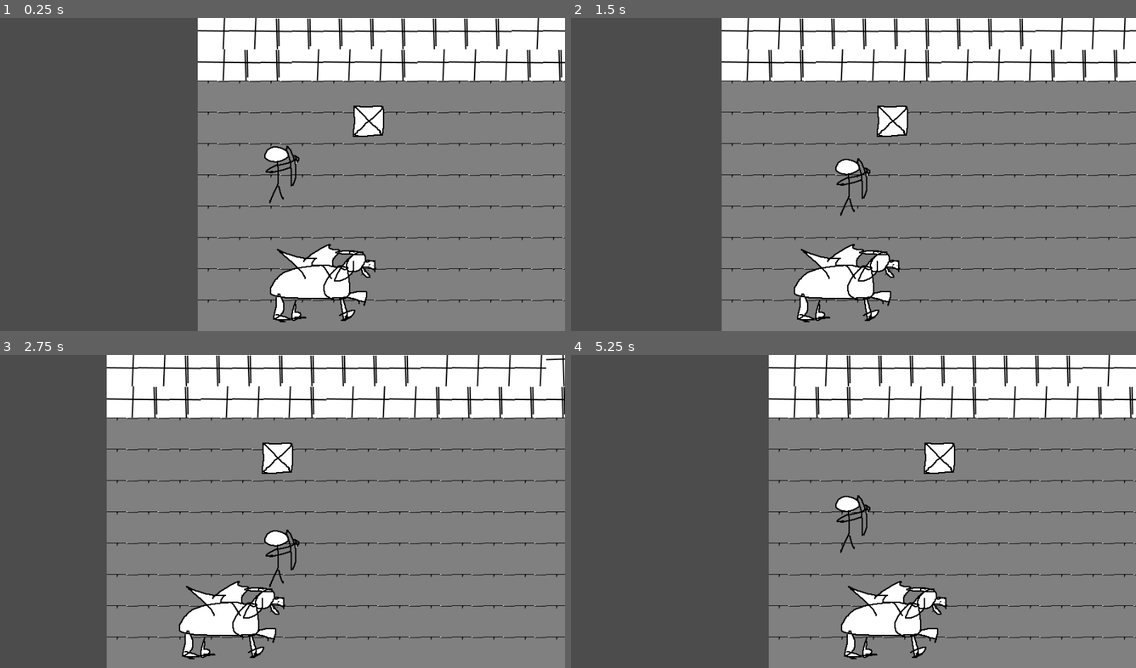
Above: before the commit, frames 1-4 (two rows, left to right).
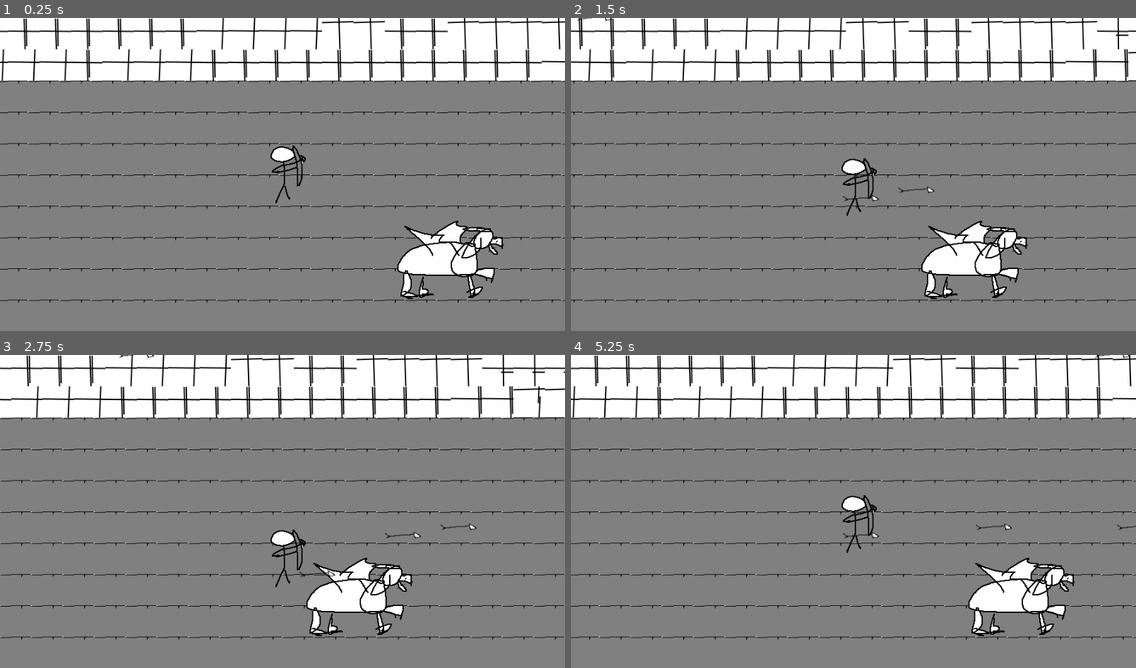
Above: after the commit, the same moments.

Repository: m7rk/codingblocksjam
Game: Godot game, scene res://Dungeon.tscn
The game is run twice, just before and just after one commit, with the same random seed, the same clock (stepped at 60 frames per second) and the same inputs.
Inputs (mouse positions are in pixels of both pictures, inside the frame that each line leads up to):
- Up to frame 1 (0.25 s): no input
- Up to frame 2 (1.5 s): tap Enter at 0.5 s; move the mouse to (977, 158) at 0.52 s; hold D (right) 0.53-1.28 s; click (977, 158) at 0.67 s; move the mouse to (740, 190) at 1.27 s; hold S (down) from 1.28 s (still down); click (740, 190) at 1.42 s
- Up to frame 3 (2.75 s): move the mouse to (339, 442) at 2.02 s; release S (down) at 2.03 s; hold D (right) from 2.03 s (still down); click (339, 442) at 2.17 s
- Up to frame 4 (5.25 s): move the mouse to (825, 574) at 2.77 s; release D (right) at 2.78 s; hold W (up) 2.78-3.53 s; click (825, 574) at 2.92 s; move the mouse to (1023, 558) at 3.52 s; hold A (left) 3.53-5.03 s; click (1023, 558) at 3.67 s; move the mouse to (684, 464) at 4.27 s; click (684, 464) at 4.42 s; move the mouse to (881, 511) at 5.02 s; hold S (down) from 5.03 s (still down); click (881, 511) at 5.17 s

The runs differ from the first frame. In frame 1, 43% of the frame differs, in the area x 0-100%, y 0-100%; in frame 2, 36%; in frame 3, 29%; in frame 4, 44%.

Commit message:
Add arrow

Diff:
--- /dev/null
+++ b/Arrow.gd
@@ -0,0 +1,16 @@
+extends KinematicBody2D
+
+var SPEED = 200
+# Declare member variables here. Examples:
+# var a = 2
+# var b = "text"
+
+
+# Called when the node enters the scene tree for the first time.
+func _ready():
+	pass # Replace with function body.
+
+
+# Called every frame. 'delta' is the elapsed time since the previous frame.
+func _process(delta):
+	move_and_slide(Vector2(SPEED,0))
--- /dev/null
+++ b/Arrow.tscn
@@ -0,0 +1,18 @@
+[gd_scene load_steps=4 format=2]
+
+[ext_resource path="res://arrow.png" type="Texture" id=1]
+[ext_resource path="res://Arrow.gd" type="Script" id=2]
+
+[sub_resource type="RectangleShape2D" id=1]
+
+[node name="KinematicBody2D" type="KinematicBody2D"]
+collision_layer = 2
+collision_mask = 2
+script = ExtResource( 2 )
+
+[node name="CollisionShape2D" type="CollisionShape2D" parent="."]
+shape = SubResource( 1 )
+
+[node name="Sprite" type="Sprite" parent="."]
+position = Vector2( 0, 1 )
+texture = ExtResource( 1 )
--- a/Dungeon.tscn
+++ b/Dungeon.tscn
@@ -6,12 +6,24 @@
 [ext_resource path="res://griffon.png" type="Texture" id=4]
 [ext_resource path="res://dungeon_tileset.tres" type="TileSet" id=5]
 [ext_resource path="res://CameraFollow.gd" type="Script" id=6]
+[ext_resource path="res://blob.png" type="Texture" id=7]
+[ext_resource path="res://Enemy.gd" type="Script" id=8]
+[ext_resource path="res://Arrow.tscn" type="PackedScene" id=9]
+
+[sub_resource type="RectangleShape2D" id=2]
+extents = Vector2( 10, 600 )
+
+[sub_resource type="RectangleShape2D" id=3]
+extents = Vector2( 4000, 10 )
 
 [sub_resource type="RectangleShape2D" id=1]
+extents = Vector2( 21.5, 19 )
 
 [node name="Dungeon" type="Node2D"]
 
-[node name="TileMap" type="TileMap" parent="."]
+[node name="Level" type="Node2D" parent="."]
+
+[node name="TileMap" type="TileMap" parent="Level"]
 tile_set = ExtResource( 5 )
 cell_size = Vector2( 50, 50 )
 format = 1
@@ -20,29 +32,90 @@
 "_edit_lock_": true
 }
 
+[node name="Left" type="StaticBody2D" parent="Level"]
+position = Vector2( 500, 564 )
+
+[node name="CollisionShape2D" type="CollisionShape2D" parent="Level/Left"]
+shape = SubResource( 2 )
+__meta__ = {
+"_edit_lock_": true
+}
+
+[node name="Right" type="StaticBody2D" parent="Level"]
+position = Vector2( 1600, 476 )
+
+[node name="CollisionShape2D" type="CollisionShape2D" parent="Level/Right"]
+shape = SubResource( 2 )
+__meta__ = {
+"_edit_lock_": true
+}
+
+[node name="Up" type="StaticBody2D" parent="Level"]
+position = Vector2( 1067, 90 )
+
+[node name="CollisionShape2D" type="CollisionShape2D" parent="Level/Up"]
+shape = SubResource( 3 )
+__meta__ = {
+"_edit_lock_": true
+}
+
+[node name="Down" type="StaticBody2D" parent="Level"]
+position = Vector2( 1105, 510 )
+
+[node name="CollisionShape2D" type="CollisionShape2D" parent="Level/Down"]
+shape = SubResource( 3 )
+__meta__ = {
+"_edit_lock_": true
+}
+
 [node name="Player" type="KinematicBody2D" parent="."]
-position = Vector2( 135, 248 )
+position = Vector2( 637, 275 )
 script = ExtResource( 2 )
+__meta__ = {
+"_edit_lock_": true
+}
 
 [node name="CollisionShape2D" type="CollisionShape2D" parent="Player"]
-position = Vector2( -10, 36 )
 shape = SubResource( 1 )
+__meta__ = {
+"_edit_lock_": true
+}
 
 [node name="Sprite" type="Sprite" parent="Player"]
+position = Vector2( 10, -27 )
 texture = ExtResource( 1 )
 __meta__ = {
 "_edit_lock_": true
 }
 
 [node name="Sprite" type="Sprite" parent="."]
-position = Vector2( 272, 165 )
+visible = false
+position = Vector2( 791, 165 )
 texture = ExtResource( 3 )
 
 [node name="Griffon" type="Sprite" parent="."]
-position = Vector2( 149, 416 )
+position = Vector2( 854, 379 )
 texture = ExtResource( 4 )
 
 [node name="Camera2D" type="Camera2D" parent="."]
 offset = Vector2( 0, 250 )
 current = true
 script = ExtResource( 6 )
+
+[node name="EnemyCollection" type="Node2D" parent="."]
+
+[node name="Enemy" type="KinematicBody2D" parent="EnemyCollection"]
+position = Vector2( 1519, 308 )
+script = ExtResource( 8 )
+
+[node name="CollisionShape2D" type="CollisionShape2D" parent="EnemyCollection/Enemy"]
+position = Vector2( -1.5, 4 )
+shape = SubResource( 1 )
+
+[node name="Sprite" type="Sprite" parent="EnemyCollection/Enemy"]
+texture = ExtResource( 7 )
+__meta__ = {
+"_edit_lock_": true
+}
+
+[node name="KinematicBody2D" parent="." instance=ExtResource( 9 )]
--- /dev/null
+++ b/Enemy.gd
@@ -0,0 +1,13 @@
+extends KinematicBody2D
+
+var SPEED = 50
+
+# Called when the node enters the scene tree for the first time.
+func _ready():
+	pass # Replace with function body.
+
+
+# Called every frame. 'delta' is the elapsed time since the previous frame.
+func _process(delta):
+	var delt = global_position - (get_node("../../Player").global_position)
+	move_and_slide(-delt.normalized() * SPEED)
--- a/Player.gd
+++ b/Player.gd
@@ -1,5 +1,5 @@
 extends KinematicBody2D
-
+var arrow = preload("res://Arrow.tscn")
 
 # Declare member variables here. Examples:
 var SPEED = 100
@@ -24,3 +24,11 @@
 		move_and_slide(Vector2(0,-SPEED))
 	if(Input.is_action_pressed("down")):
 		move_and_slide(Vector2(0,SPEED))
+
+func _input(event):
+	# Mouse in viewport coordinates.
+	if event is InputEventMouseButton and event.button_index == BUTTON_LEFT and event.pressed:
+		print("Mouse Click/Unclick at: ", event.position)
+		var instance = arrow.instance()
+		get_parent().add_child(instance)
+		instance.global_position = global_position
Not shown: 1 places in Dungeon.tscn that only renumber resources
Binary file added: arrow.png
Not shown, added: arrow.png.import
Binary file added: blob.png
Not shown, added: blob.png.import
